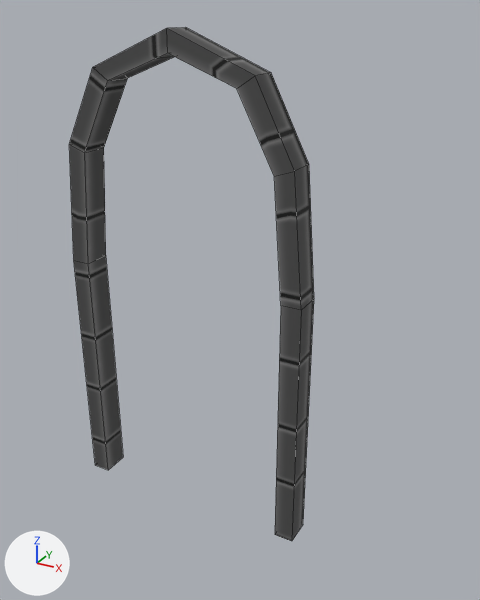
A saved change to the FBX model Assets/_Battle4TrainJam/Models/Enviroment/Modular_Pillar_Arch.fbx.
Rendered twice from a camera (50 mm lens) standing at (5.41, -5.66, 5.82) and looking at (2.15, 0.26, 2.86). The axes (+X, +Y, +Z) are drawn at lower left. The lights are the same throughout. Mesh edges are drawn as thin lines. Where no turn or scale is listed for an object, it has been applied to the vertices.
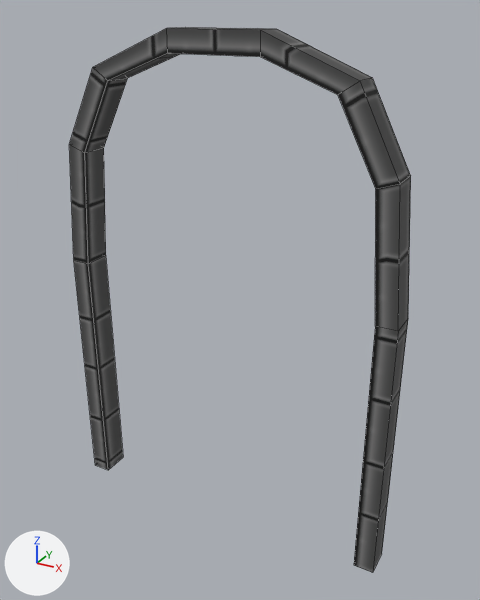
Where the newer file only moved an object's origin or applied its transform, the numbers keep the older frame.

The change in detail:
me_mesh is used by ob_pcube66; location (0.0, 0.0, 0.0).
me_mesh had 36 vertices, 34 faces and spanned x 0.0..3.0, y 0.0..0.33, z 0.0..5.65.
me_mesh now has 40 vertices, 38 faces and spans x 0.0..4.0, y 0.0..0.33, z 0.0..5.65.
Part 1, on me_mesh:
4 vertices are removed from x 2.77..3.0, y 0.0..0.33, z 0.0.
5 faces are deleted.
12 vertices move from x 2.26..3.0, y 0.0..0.33, z 3.03..5.26 to x 2.5..3.88, y 0.0..0.33, z 4.35..5.65.
8 vertices are added at x 3.77..4.0, y 0.0..0.33, z 0.0..3.03.
9 new faces join them.
me_mesh part 2: 28 kept faces spanning x 0.0..3.88, y 0.0..0.33, z 0.0..5.65 get new texture (UV) coordinates.

Boxes [x1, y1, x2, y2] around the edits, measured in the pictures (480 x 600 px):
'pCube66', reshaped (39% wider, 6% taller)
    before: [69, 27, 314, 541]
    after: [69, 27, 411, 573]
part 1 of me_mesh, built on
    before: [167, 27, 314, 541]
    after: [167, 27, 411, 573]
part 2 of me_mesh, surface changed
    both: [70, 32, 174, 470]
